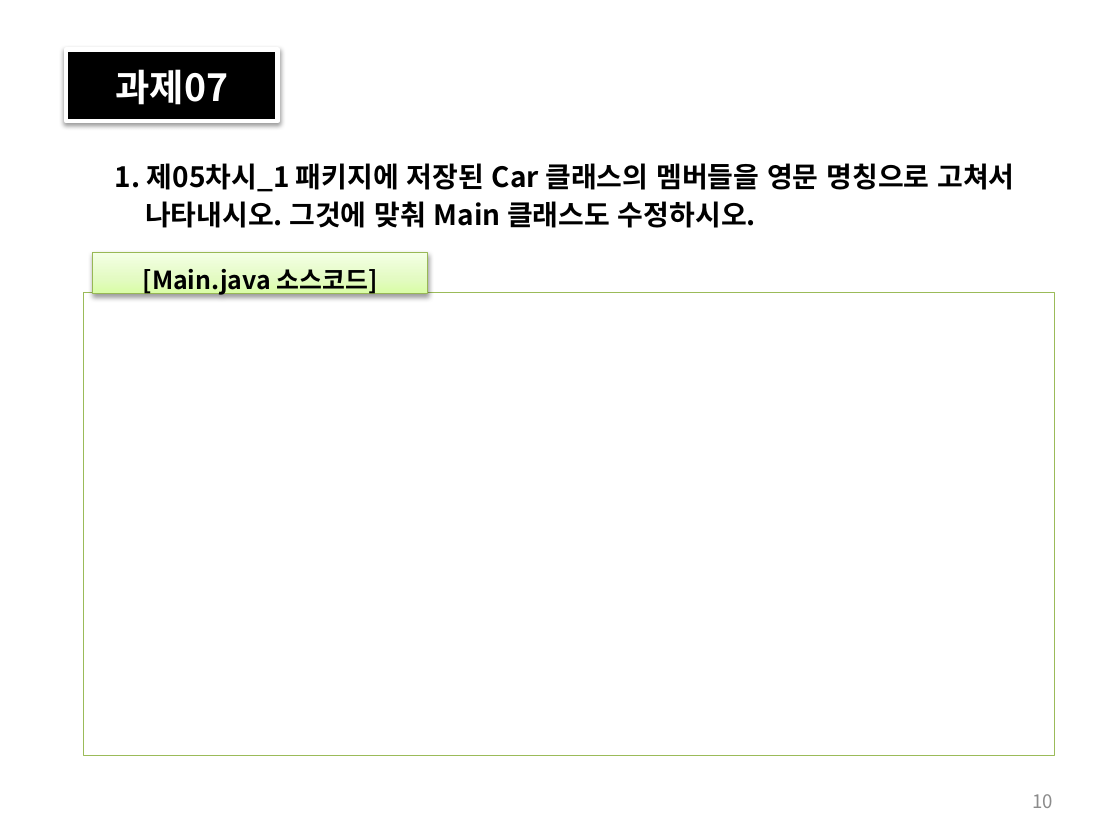
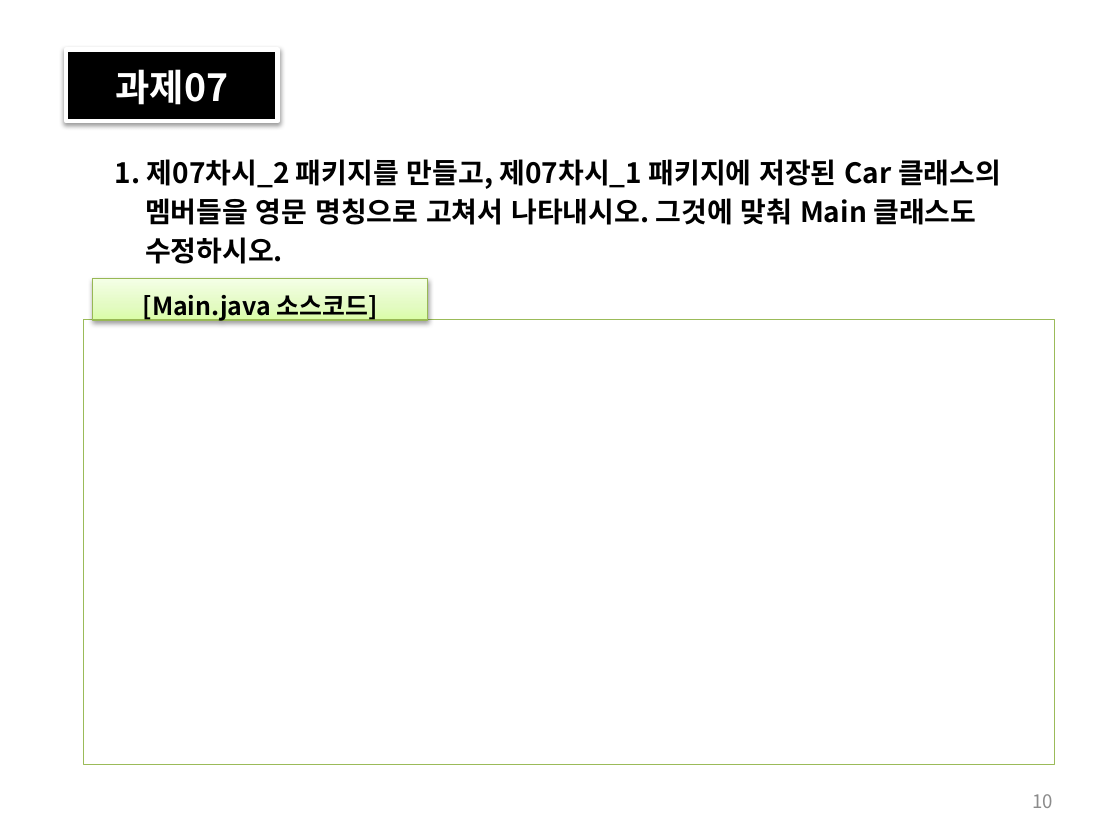
Before and after one commit to histime7/2018JavaClassroom, a slide deck: slide 10 of 수업자료/10_객체지향의 개요.pptx. Drawn at 1120x840 pixels with LibreOffice and Linux fonts; fonts in the diff are those of the drawing. Boxes give left, top, right and bottom in pixels: in the first picture for what was removed or moved away, otherwise in the second. Text is boxed around its words. In the diff, an @@ line names an element or a change of style, - is before the commit and + after.

```diff
--- a/수업자료/10_객체지향의 개요.pptx
+++ b/수업자료/10_객체지향의 개요.pptx
@@ text at [115,159,1001,264]: text changed @@
-1. 제05차시_1 패키지에 저장된 Car 클래스의 멤버들을 영문 명칭으로 고쳐서 나타내시오. 그것에 맞춰 Main 클래스도 수정하시오.
+1. 제07차시_2 패키지를 만들고, 제07차시_1 패키지에 저장된 Car 클래스의 멤버들을 영문 명칭으로 고쳐서 나타내시오. 그것에 맞춰 Main 클래스도 수정하시오.
@@ rectangle "[Main.java 소스코드]": place and size @@
-rectangle "[Main.java 소스코드]" at [93,252,428,293]
+rectangle "[Main.java 소스코드]" at [93,279,428,320]
@@ rectangle: place and size @@
-rectangle at [84,292,1054,755]
+rectangle at [84,319,1054,765]
```
Also in this commit, not shown: 3 other slides changed, 5 other files.
